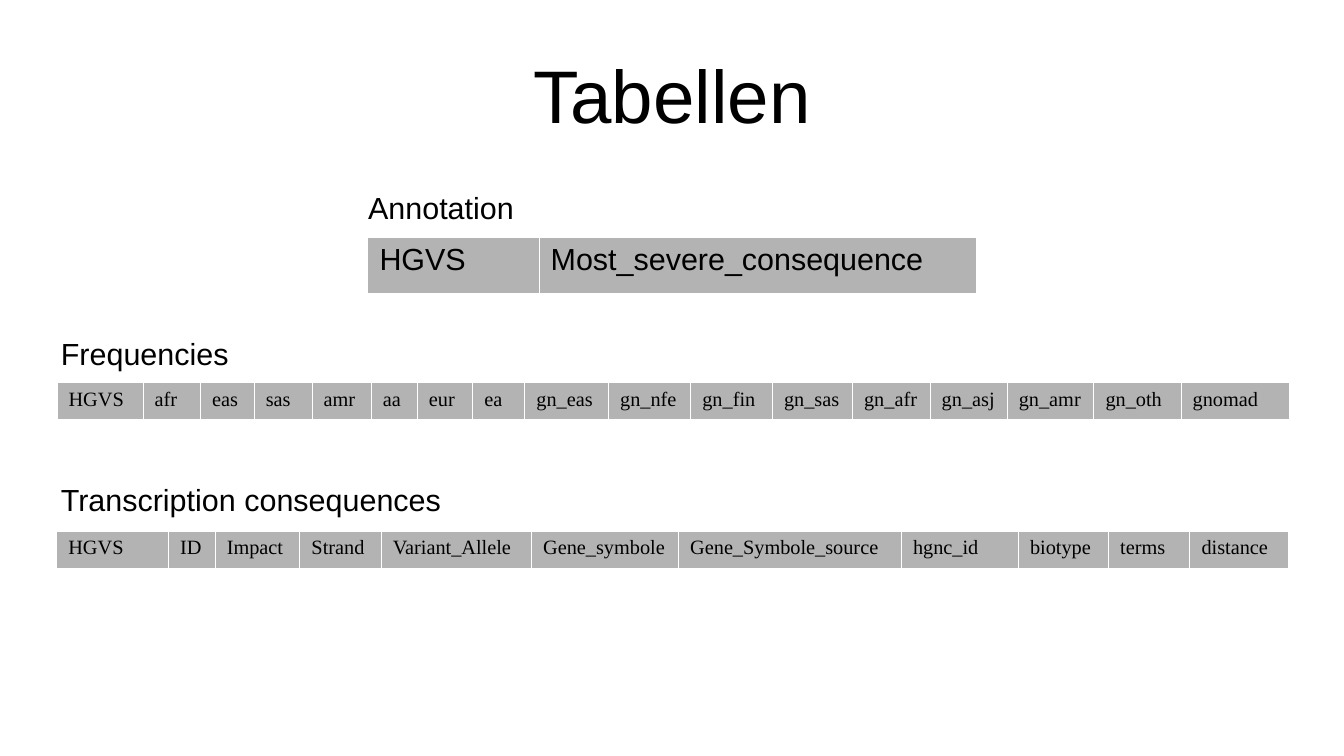
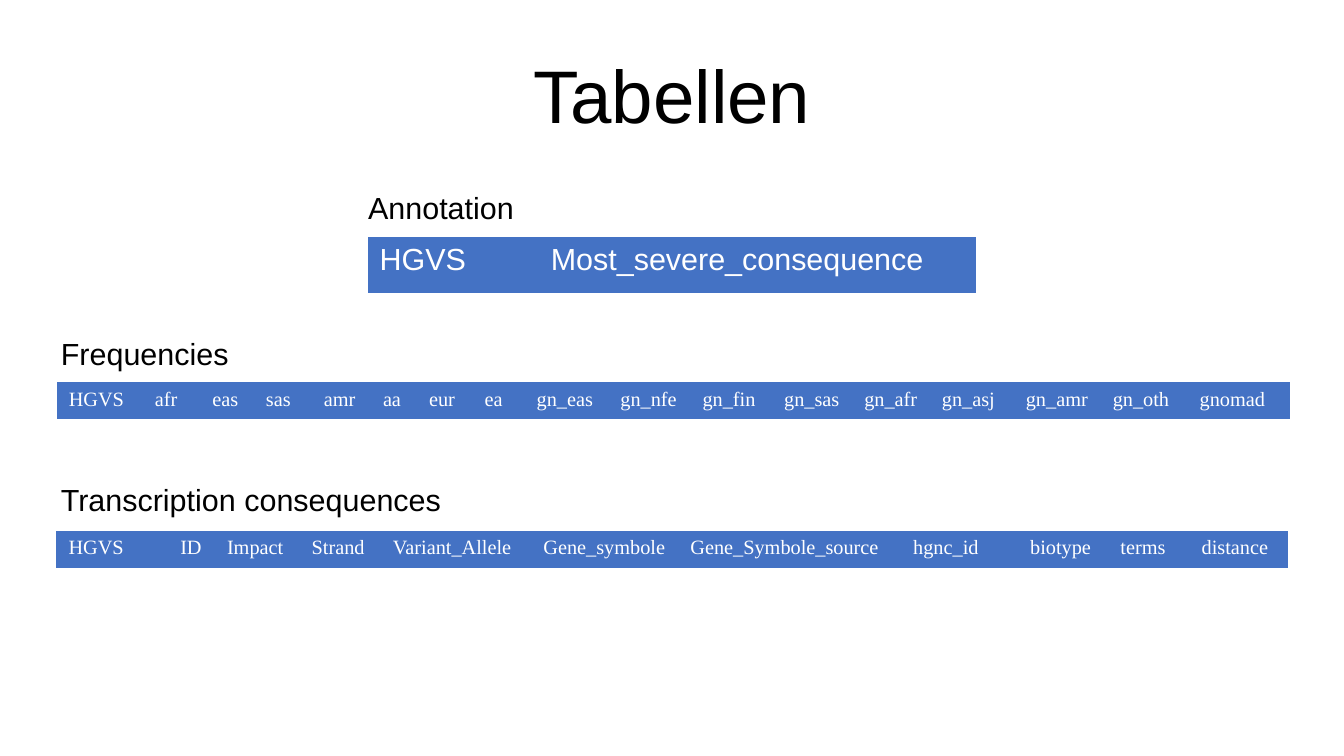
Before and after one commit to emilpaulitz/ProgrammierProjekt2019, a slide deck: slide 2 of data/PatrickPräsi.odp. Drawn at 1344x756 pixels with LibreOffice and Linux fonts; fonts in the diff are those of the drawing. Boxes give left, top, right and bottom in pixels: in the first picture for what was removed or moved away, otherwise in the second. Text is boxed around its words. In the diff, an @@ line names an element or a change of style, - is before the commit and + after.

```diff
--- a/data/PatrickPräsi.odp
+++ b/data/PatrickPräsi.odp
@@ table at bbox=[367, 237, 976, 293] @@
@@ fill #B3B3B3 to #4472C4 in row 1 @@
@@ text colour #000000 to #FFFFFF @@
@@ borders changed @@
@@ table at bbox=[56, 382, 1292, 418] @@
@@ fill #B3B3B3 to #4472C4 in row 1 @@
@@ text colour #000000 to #FFFFFF @@
@@ borders changed @@
@@ table at bbox=[56, 531, 1288, 567] @@
@@ fill #B3B3B3 to #4472C4 in row 1 @@
@@ text colour #000000 to #FFFFFF @@
@@ borders changed @@
```
Also in this commit, not shown: 3 other slides changed.
